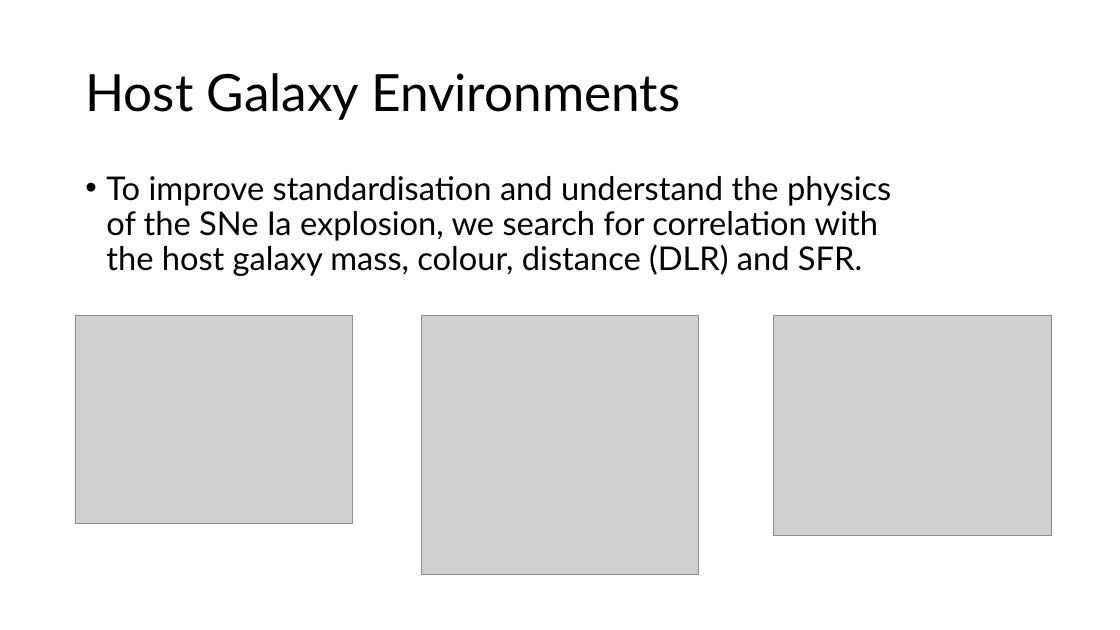
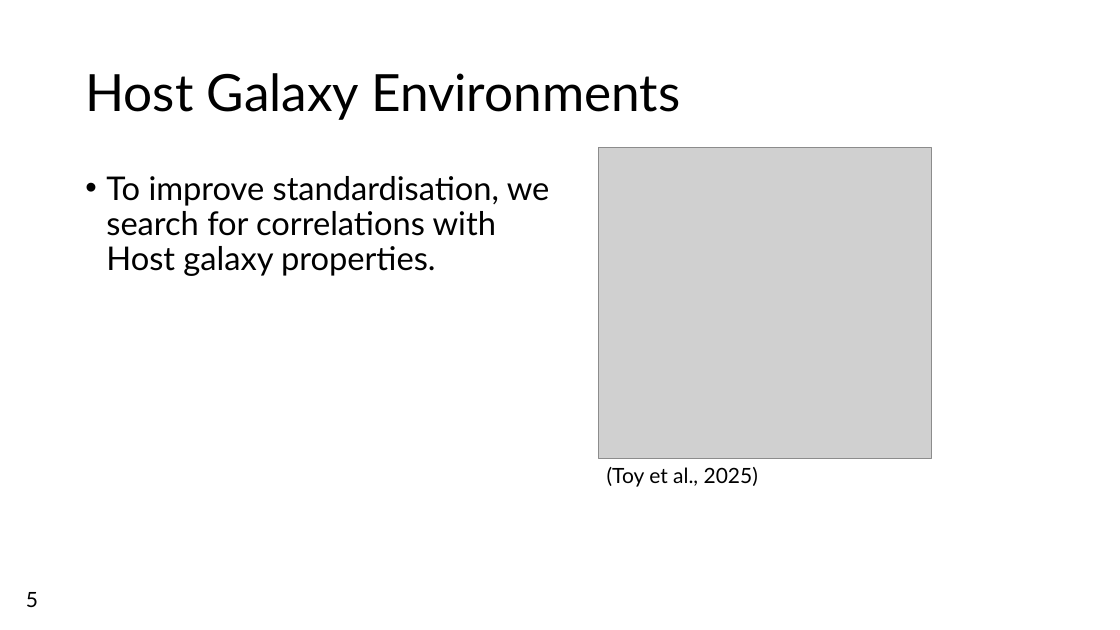
Before and after one commit to Webd0g/Honours_Project, a slide deck: slide 6 of Oral_presentation/Oral_Presentation.pptx (slide 9 before the commit). Drawn at 1120x630 pixels with LibreOffice and Linux fonts; fonts in the diff are those of the drawing; grey boxes stand for pictures; background and template pictures are left out. Boxes give left, top, right and bottom in pixels: in the first picture for what was removed or moved away, otherwise in the second. Text is boxed around its words. In the diff, an @@ line names an element or a change of style, - is before the commit and + after.

```diff
--- a/Oral_presentation/Oral_Presentation.pptx
+++ b/Oral_presentation/Oral_Presentation.pptx
@@ picture: place and size @@
-picture at <box>421,315,699,575</box>
+picture at <box>598,147,931,458</box>
@@ text at <box>106,176,550,276</box>: text changed @@
-• To improve standardisation and understand the physics of the SNe Ia explosion, we search for correlation with the host galaxy mass, colour, distance (DLR) and SFR.
+• To improve standardisation, we search for correlations with Host galaxy properties.
@@ picture removed at <box>75,315,353,523</box> @@
@@ picture removed at <box>774,315,1052,536</box> @@
@@ text added at <box>607,467,758,487</box>, 18 pt, text #000000 @@
+(Toy et al., 2025)
@@ text added at <box>26,592,38,607</box>, 18 pt, text #000000 @@
+5
```
Also in this commit, not shown: 3 other slides changed, 4 slides added, 8 slides removed, 12 other files.
